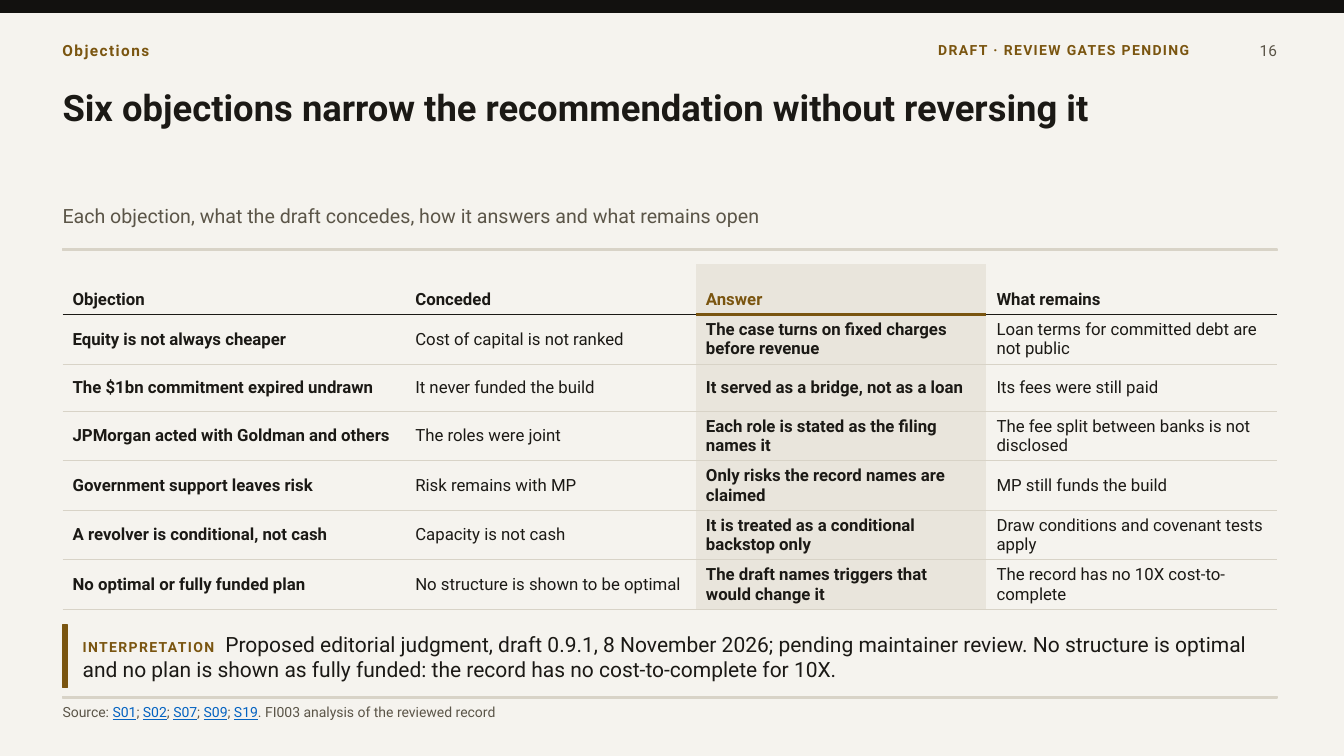
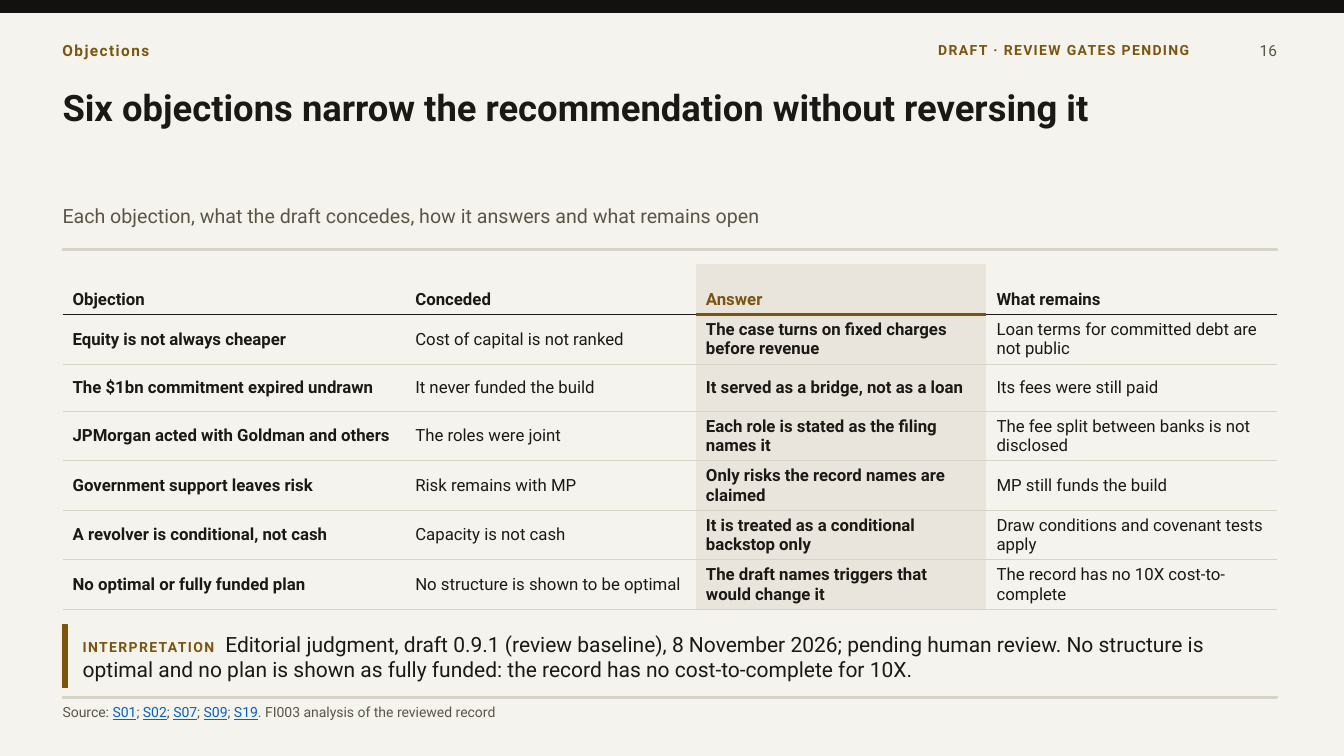
Before and after one commit to VSSpowerlifting/strategic-materials-policy-tracker, a slide deck: slide 16 of research/fi003/outputs/presentation-draft-v091/fi003-jpmorgan-mp-materials-draft-0.9.1.pptx. Drawn at 1344x756 pixels with LibreOffice and Linux fonts; fonts in the diff are those of the drawing. Boxes give left, top, right and bottom in pixels: in the first picture for what was removed or moved away, otherwise in the second. Text is boxed around its words. In the diff, an @@ line names an element or a change of style, - is before the commit and + after.

```diff
--- a/research/fi003/outputs/presentation-draft-v091/fi003-jpmorgan-mp-materials-draft-0.9.1.pptx
+++ b/research/fi003/outputs/presentation-draft-v091/fi003-jpmorgan-mp-materials-draft-0.9.1.pptx
@@ text at (83, 635, 1204, 682): text changed @@
-INTERPRETATION Proposed editorial judgment, draft 0.9.1, 8 November 2026; pending maintainer review. No structure is optimal and no plan is shown as fully funded: the record has no cost-to-complete for 10X.
+INTERPRETATION Editorial judgment, draft 0.9.1 (review baseline), 8 November 2026; pending human review. No structure is optimal and no plan is shown as fully funded: the record has no cost-to-complete for 10X.
```
Also in this commit, not shown: 6 other slides changed, 18 other files.
